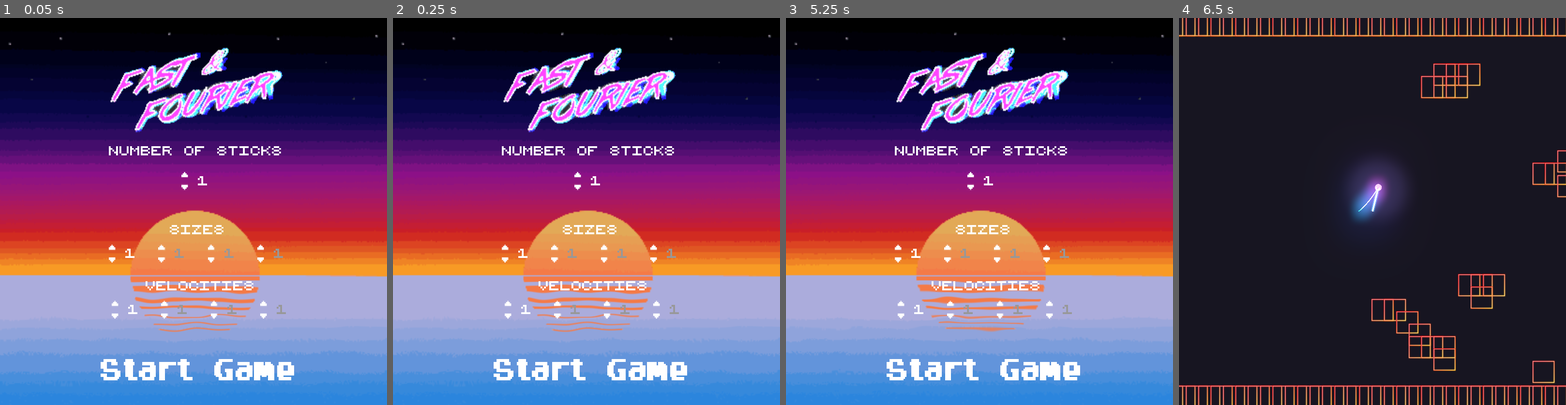
Above: before the commit, frames 1-4 (left to right).
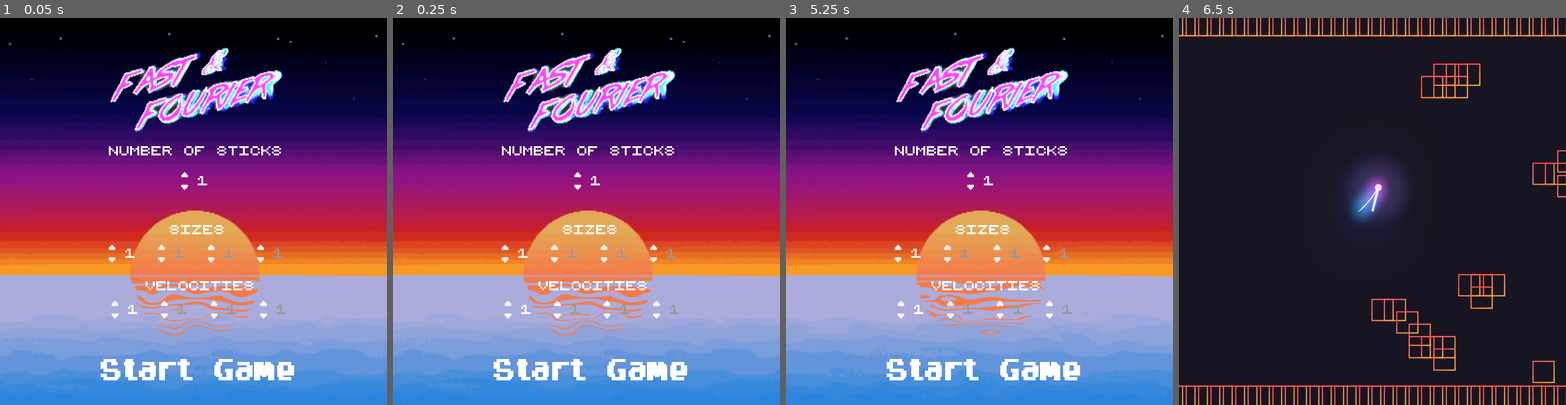
Above: after the commit, the same moments.

Repository: fyodordev/fourier-game
Game: Godot game, scene res://scenes/start_screen/titlescreen.tscn
Two runs of this game, one before a commit and one after it. Both use one fixed random seed, a clock stepped at 60 frames per second and the inputs below. The engine's default icon, where the game draws it, is replaced by a stand-in: a white triangle on a blue panel in a dark square.
Inputs (mouse positions are in pixels of both pictures, inside the frame that each line leads up to):
- Up to frame 1 (0.05 s): no input
- Up to frame 2 (0.25 s): no input
- Up to frame 3 (5.25 s): click (983, 370) at 0.5 s
- Up to frame 4 (6.5 s): click (1376, 370) at 5.75 s

The runs differ from the first frame. In frame 1, 1.6% of the frame differs, in the area x 0-100%, y 5-93%; in frame 2, 1.6%, in the area x 1-99%, y 5-93%; in frame 3, 1.6%; in frame 4, nothing differs.

Commit message:
Titlescreen modifications: Added twinklking stars, increased water effects, introduced blinking _Start Game_ button

Diff:
--- a/scenes/start_screen/titlescreen.tscn
+++ b/scenes/start_screen/titlescreen.tscn
@@ -1,17 +1,18 @@
-[gd_scene load_steps=17 format=2]
+[gd_scene load_steps=22 format=2]
 
 [ext_resource path="res://scenes/start_screen/titlescreen.gd" type="Script" id=1]
 [ext_resource path="res://scenes/start_screen/assets/titlescreen.png" type="Texture" id=2]
 [ext_resource path="res://scenes/start_screen/assets/grass.png" type="Texture" id=3]
-[ext_resource path="res://shared/8bit16.ttf" type="DynamicFontData" id=4]
-[ext_resource path="res://scenes/start_screen/assets/Start-Game_hover.png" type="Texture" id=5]
-[ext_resource path="res://scenes/start_screen/assets/Start-Game.png" type="Texture" id=6]
+[ext_resource path="res://scenes/start_screen/assets/Start-Game_hover.png" type="Texture" id=4]
+[ext_resource path="res://scenes/start_screen/assets/Start-Game.png" type="Texture" id=5]
+[ext_resource path="res://shared/8bit16.ttf" type="DynamicFontData" id=6]
 [ext_resource path="res://scenes/start_screen/assets/down.png" type="Texture" id=7]
 [ext_resource path="res://scenes/start_screen/assets/up.png" type="Texture" id=8]
 [ext_resource path="res://scenes/main/counter.tscn" type="PackedScene" id=9]
 [ext_resource path="res://scenes/start_screen/assets/ui_down.wav" type="AudioStream" id=10]
 [ext_resource path="res://scenes/start_screen/assets/ui_up.wav" type="AudioStream" id=11]
-[ext_resource path="res://scenes/start_screen/assets/logo.png" type="Texture" id=12]
+[ext_resource path="res://scenes/start_screen/assets/star2.png" type="Texture" id=12]
+[ext_resource path="res://scenes/start_screen/assets/logo.png" type="Texture" id=13]
 
 [sub_resource type="Shader" id=1]
 code = "//Watershader from https://github.com/Gonkee/Gonkees-Shaders/blob/master/water.shader
@@ -50,7 +51,7 @@
 	vec2 distort1 = vec2(noise(noisecoord1 + motion1), noise(noisecoord2 + motion1)) - vec2(0.5);
 	//vec2 distort2 = vec2(noise(noisecoord1 + motion2), noise(noisecoord2 + motion2)) - vec2(0.5);
 
-	vec2 distort_sum = ( distort1) / 100.0;
+	vec2 distort_sum = ( distort1) / 30.0;
 
 	vec4 color = textureLod(SCREEN_TEXTURE, SCREEN_UV + distort_sum, 0.0);
 	color.rgb*=1.0;
@@ -60,15 +61,39 @@
 [sub_resource type="ShaderMaterial" id=2]
 shader = SubResource( 1 )
 
-[sub_resource type="DynamicFont" id=3]
+[sub_resource type="Gradient" id=9]
+offsets = PoolRealArray( 0.540625, 1 )
+colors = PoolColorArray( 0.4, 0.427451, 0.482353, 0, 0.882353, 0.882353, 0.882353, 0 )
+
+[sub_resource type="GradientTexture" id=10]
+gradient = SubResource( 9 )
+
+[sub_resource type="AnimatedTexture" id=5]
+frames = 2
+fps = 2.0
+frame_0/texture = ExtResource( 4 )
+frame_1/texture = SubResource( 10 )
+frame_1/delay_sec = 0.0
+
+[sub_resource type="DynamicFont" id=6]
 size = 120
 outline_color = Color( 0, 0, 0, 1 )
-font_data = ExtResource( 4 )
-
-[sub_resource type="DynamicFont" id=4]
+font_data = ExtResource( 6 )
+
+[sub_resource type="DynamicFont" id=7]
 size = 77
 outline_color = Color( 0, 0, 0, 1 )
-font_data = ExtResource( 4 )
+font_data = ExtResource( 6 )
+
+[sub_resource type="ParticlesMaterial" id=8]
+emission_shape = 2
+emission_box_extents = Vector3( 1000, 100, 1 )
+flag_disable_z = true
+gravity = Vector3( 0, 0, 0 )
+orbit_velocity = 0.0
+orbit_velocity_random = 0.0
+scale = 1.5
+scale_random = 1.0
 
 [node name="Node2D" type="Control"]
 script = ExtResource( 1 )
@@ -81,9 +106,18 @@
 
 [node name="WaterShader" type="Sprite" parent="."]
 material = SubResource( 2 )
-position = Vector2( 1019.92, 1689.18 )
-scale = Vector2( 54.1296, 41.7816 )
+position = Vector2( 1019.92, 1690.75 )
+scale = Vector2( 54.1296, 41.5856 )
 texture = ExtResource( 3 )
+
+[node name="StartGameSprite" type="TextureButton" parent="."]
+margin_left = 512.0
+margin_top = 1752.77
+margin_right = 1528.0
+margin_bottom = 1880.77
+texture_normal = SubResource( 5 )
+texture_hover = ExtResource( 5 )
+expand = true
 
 [node name="StartGame" type="Label" parent="."]
 visible = false
@@ -91,17 +125,8 @@
 margin_top = 1563.42
 margin_right = 1483.92
 margin_bottom = 1638.42
-custom_fonts/font = SubResource( 3 )
+custom_fonts/font = SubResource( 6 )
 text = "Start Game"
-
-[node name="StartGameSprite" type="TextureButton" parent="."]
-margin_left = 512.0
-margin_top = 1752.77
-margin_right = 1528.0
-margin_bottom = 1880.77
-texture_normal = ExtResource( 5 )
-texture_hover = ExtResource( 6 )
-expand = true
 
 [node name="Label" type="Label" parent="."]
 editor/display_folded = true
@@ -213,10 +238,17 @@
 [node name="ui_up_sound" type="AudioStreamPlayer" parent="."]
 stream = ExtResource( 11 )
 
+[node name="TwinklingStars" type="Particles2D" parent="."]
+position = Vector2( 1011.12, 228.954 )
+scale = Vector2( 3.01874, 2.30625 )
+amount = 1
+process_material = SubResource( 8 )
+texture = ExtResource( 12 )
+
 [node name="logo" type="Sprite" parent="."]
 position = Vector2( 1056.19, 804.922 )
 scale = Vector2( 5, 5 )
-texture = ExtResource( 12 )
+texture = ExtResource( 13 )
 [connection signal="pressed" from="StartGameSprite" to="." method="_on_StartGameSprite_pressed"]
 [connection signal="pressed" from="Label/number_sticks/number_down" to="." method="_on_number_down_pressed"]
 [connection signal="pressed" from="Label/number_sticks/number_up" to="." method="_on_number_up_pressed"]
Binary file added: scenes/start_screen/assets/star.png
Binary file added: scenes/start_screen/assets/star2.png
Not shown: 4 places in scenes/start_screen/titlescreen.tscn that only renumber resources
